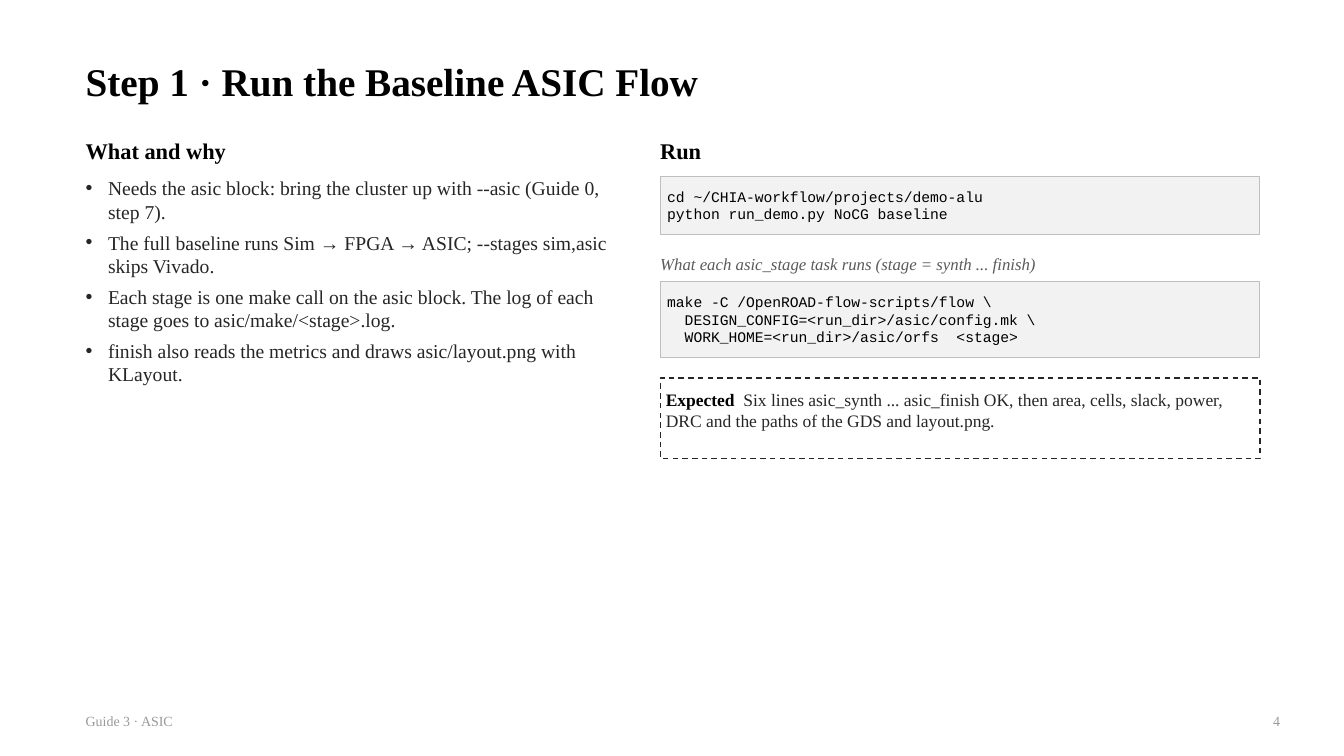
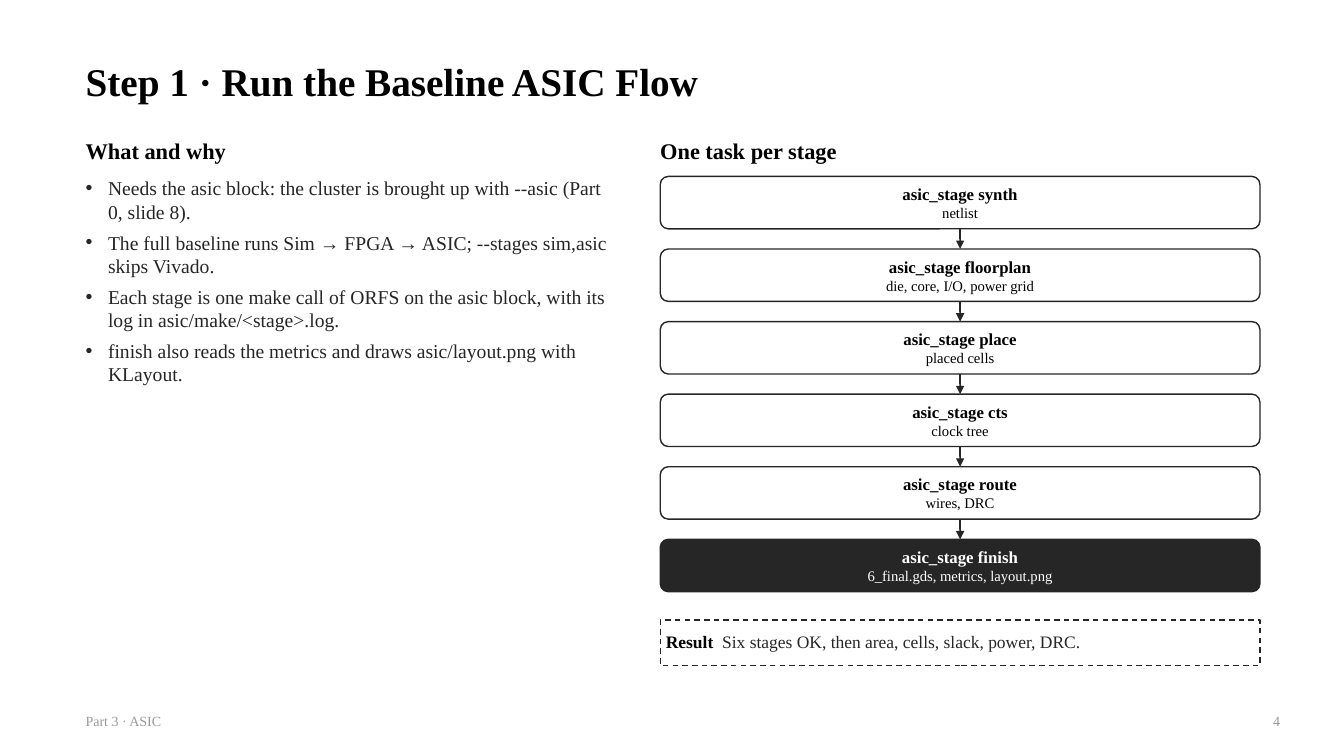
Before and after one commit to chipchip-tech/CHIA-workflow, a slide deck: slide 4 of projects/demo-alu/report/guides/3_ASIC.pptx. Drawn at 1344x756 pixels with LibreOffice and Linux fonts; fonts in the diff are those of the drawing. Boxes give left, top, right and bottom in pixels: in the first picture for what was removed or moved away, otherwise in the second. Text is boxed around its words. In the diff, an @@ line names an element or a change of style, - is before the commit and + after.

```diff
--- a/projects/demo-alu/report/guides/3_ASIC.pptx
+++ b/projects/demo-alu/report/guides/3_ASIC.pptx
@@ text at [660,143,836,164]: text changed @@
-Run
+One task per stage
@@ rounded rectangle "asic_stage synth" at [660,176,1260,229]: vertical alignment top to middle; rectangle to rounded rectangle; fill #F2F2F2 to #FFFFFF; outline #BFBFBF 0.75 pt to #262626 1 pt @@
@@ rounded rectangle "asic_stage synth": place and size @@
-rounded rectangle "asic_stage synth" at [660,176,1260,235]
+rounded rectangle "asic_stage synth" at [660,176,1260,229]
@@ text at [108,181,601,223]: text changed @@
-• Needs the asic block: bring the cluster up with --asic (Guide 0, step 7).
+• Needs the asic block: the cluster is brought up with --asic (Part 0, slide 8).
@@ text in rounded rectangle at [902,188,1017,218]: text changed; size 10.5 to 12 pt; font Courier New to Times New Roman; bold on @@
-cd ~/CHIA-workflow/projects/demo-alu
-python run_demo.py NoCG baseline
+asic_stage synth
+netlist
@@ arrow added from (961, 229) to (961, 249), #262626 1.25 pt @@
@@ rounded rectangle "asic_stage floorplan": place and size @@
-rounded rectangle "asic_stage floorplan" at [660,282,1260,358]
+rounded rectangle "asic_stage floorplan" at [660,249,1260,301]
@@ rounded rectangle "asic_stage floorplan" at [660,249,1260,301]: vertical alignment top to middle; rectangle to rounded rectangle; fill #F2F2F2 to #FFFFFF; outline #BFBFBF 0.75 pt to #262626 1 pt @@
@@ text removed at [660,258,1036,274] @@
-What each asic_stage task runs (stage = synth ... finish)
@@ text in rounded rectangle at [886,261,1034,294]: text changed; font Courier New to Times New Roman @@
-make -C /OpenROAD-flow-scripts/flow \
-DESIGN_CONFIG=<run_dir>/asic/config.mk \
-WORK_HOME=<run_dir>/asic/orfs <stage>
+asic_stage floorplan
+die, core, I/O, power grid
@@ text at [108,290,605,332]: text changed @@
-• Each stage is one make call on the asic block. The log of each stage goes to asic/make/<stage>.log.
+• Each stage is one make call of ORFS on the asic block, with its log in asic/make/<stage>.log.
@@ rounded rectangle added at [660,322,1260,374], fill #FFFFFF, outline #262626 1 pt, 12 pt, text #000000, bold @@
+asic_stage place
+placed cells
@@ arrow added from (961, 301) to (961, 322), #262626 1.25 pt @@
@@ rectangle removed at [660,378,1260,459] @@
-Expected Six lines asic_synth ... asic_finish OK, then area, cells, slack, power, DRC and the paths of the GDS and layout.png.
@@ arrow added from (961, 374) to (961, 394), #262626 1.25 pt @@
@@ rounded rectangle added at [660,394,1260,447], fill #FFFFFF, outline #262626 1 pt, 12 pt, text #000000, bold @@
+asic_stage cts
+clock tree
@@ arrow added from (961, 447) to (961, 467), #262626 1.25 pt @@
@@ rounded rectangle added at [660,467,1260,519], fill #FFFFFF, outline #262626 1 pt, 12 pt, text #000000, bold @@
+asic_stage route
+wires, DRC
@@ rounded rectangle added at [660,539,1260,592], fill #262626, outline #262626 1 pt, 10.5 pt, text #FFFFFF @@
+asic_stage finish
+6_final.gds, metrics, layout.png
@@ arrow added from (961, 519) to (961, 539), #262626 1.25 pt @@
@@ rectangle added at [660,620,1260,665], outline #262626 1 pt dashed, 12.5 pt, text #262626 @@
+Result Six stages OK, then area, cells, slack, power, DRC.
@@ text at [86,717,161,726]: text changed @@
-Guide 3 · ASIC
+Part 3 · ASIC
```
Also in this commit, not shown: 9 other slides changed, 4 other files.
